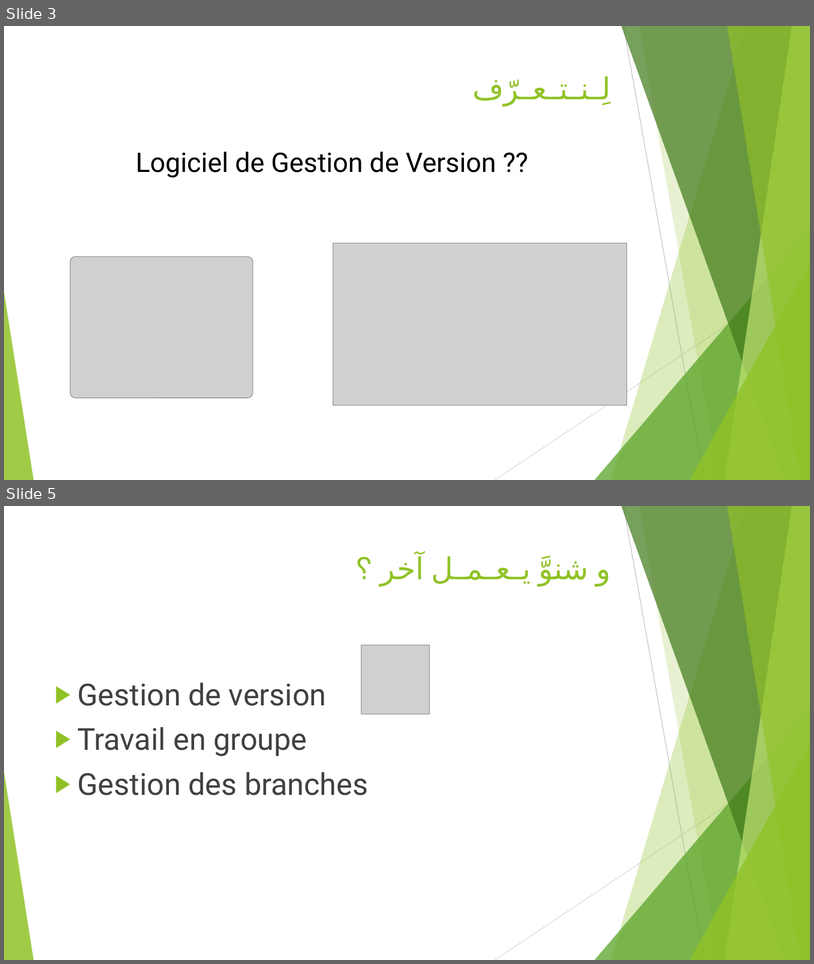
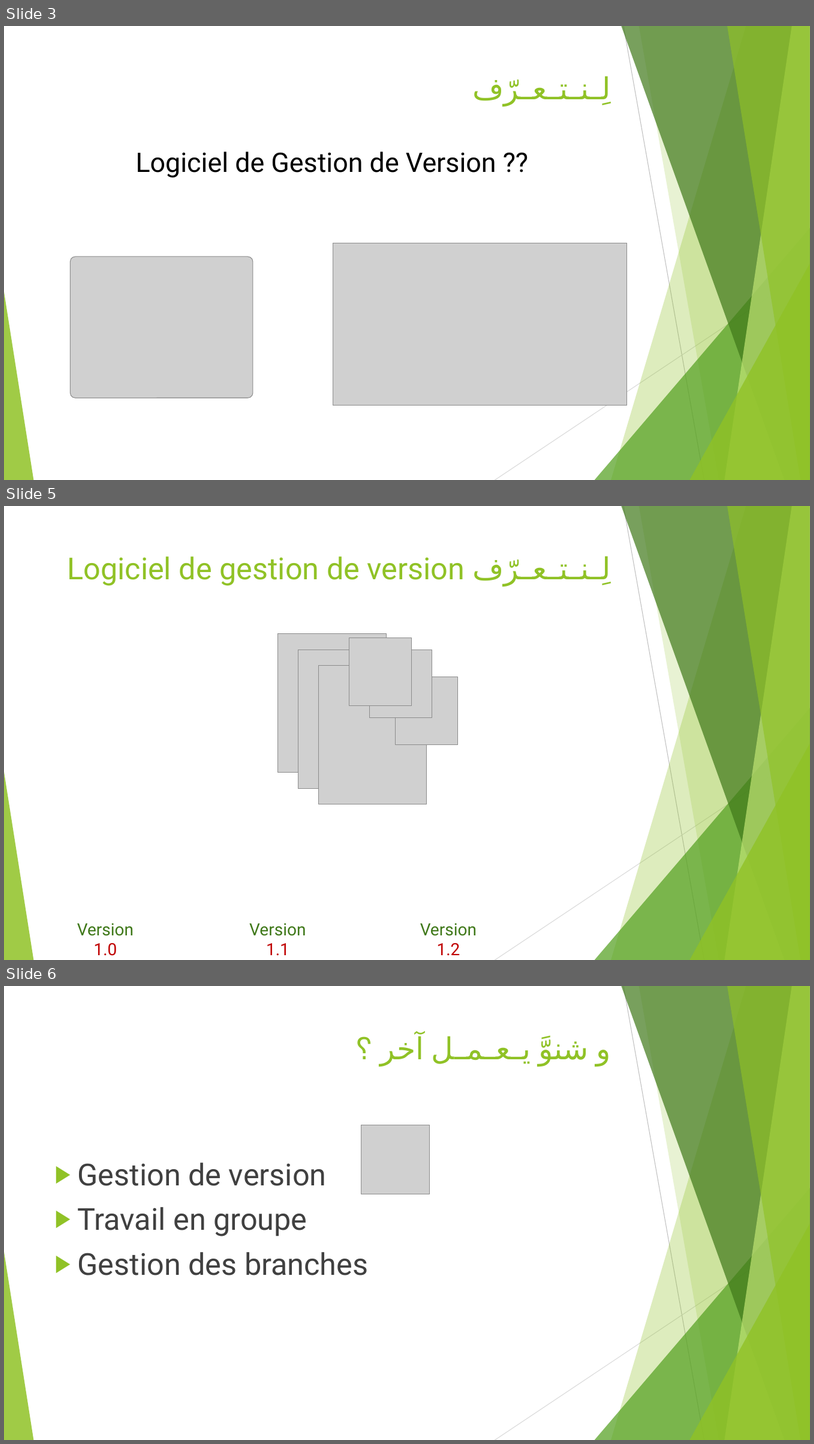
Before and after one commit to MeriemSelmi/GitSlides, a slide deck: Git Meriem.pptm. Shown one above the other, each under a label of ours: slides 3 and 5 before the commit, slides 3, 5 and 6 after it; the slides between them are not shown. The pictures are 814x964 and 814x1444 pixels, drawn with LibreOffice and Linux fonts; fonts in the diff are those of the drawing; grey boxes stand for pictures. Boxes give left, top, right and bottom in pixels: in the first picture for what was removed or moved away, otherwise in the second. Text is boxed around its words. In the diff, an @@ line names an element or a change of style, - is before the commit and + after.

```diff
--- a/Git Meriem.pptm
+++ b/Git Meriem.pptm
@@ slide 5 added at (x1=4, y1=506, x2=810, y2=960), background #FFFFFF; not listed: 10 template elements that a slide beside it also shows @@
@@ title added at (x1=67, y1=556, x2=612, y2=586), 36 pt, text #90C226 @@
+Logiciel de gestion de version لِـنـتـعـرّف
@@ picture added at (x1=278, y1=634, x2=386, y2=772) @@
@@ picture added at (x1=298, y1=649, x2=406, y2=788) @@
@@ picture added at (x1=350, y1=638, x2=412, y2=706) @@
@@ picture added at (x1=370, y1=649, x2=432, y2=717) @@
@@ picture added at (x1=318, y1=665, x2=427, y2=804) @@
@@ picture added at (x1=396, y1=677, x2=458, y2=745) @@
@@ text added at (x1=77, y1=923, x2=134, y2=955), 20 pt, text #3F7819 @@
+Version 1.0
@@ text added at (x1=249, y1=923, x2=306, y2=955), 20 pt, text #3F7819 @@
+Version 1.1
@@ text added at (x1=420, y1=923, x2=477, y2=955), 20 pt, text #3F7819 @@
+Version 1.2
@@ what was slide 5 is now slide 6 @@
```
Also in this commit, not shown: 2 slides changed, 3 other slides added, 10 other files.
